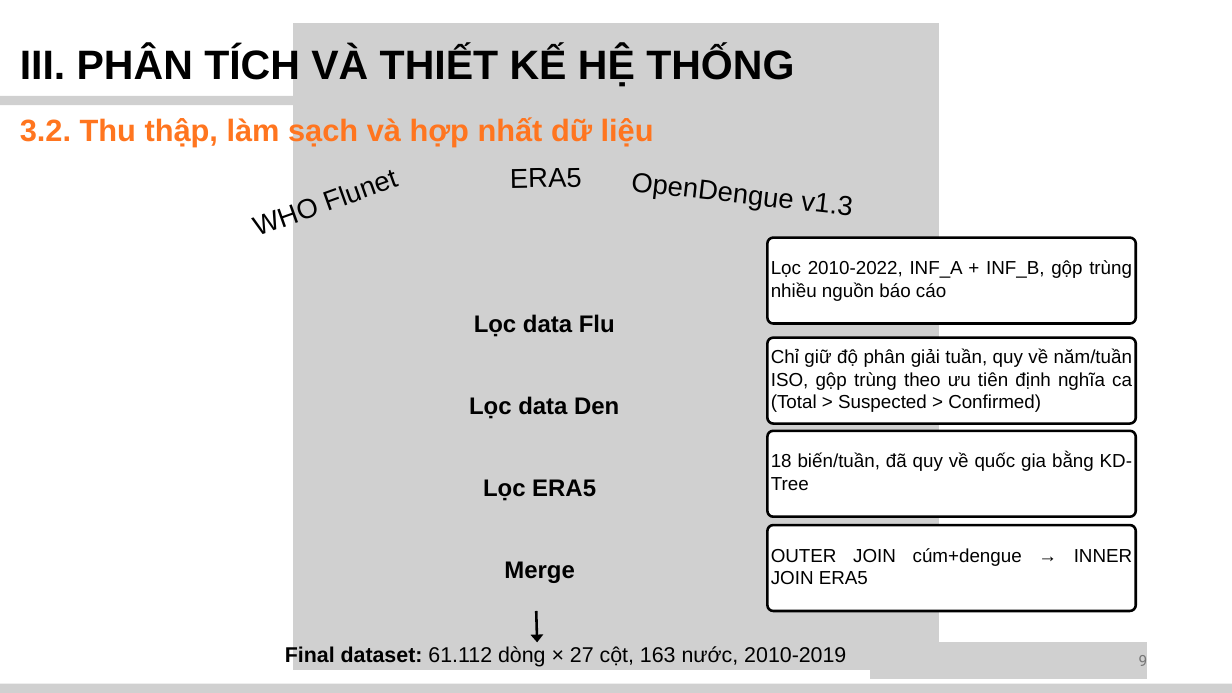
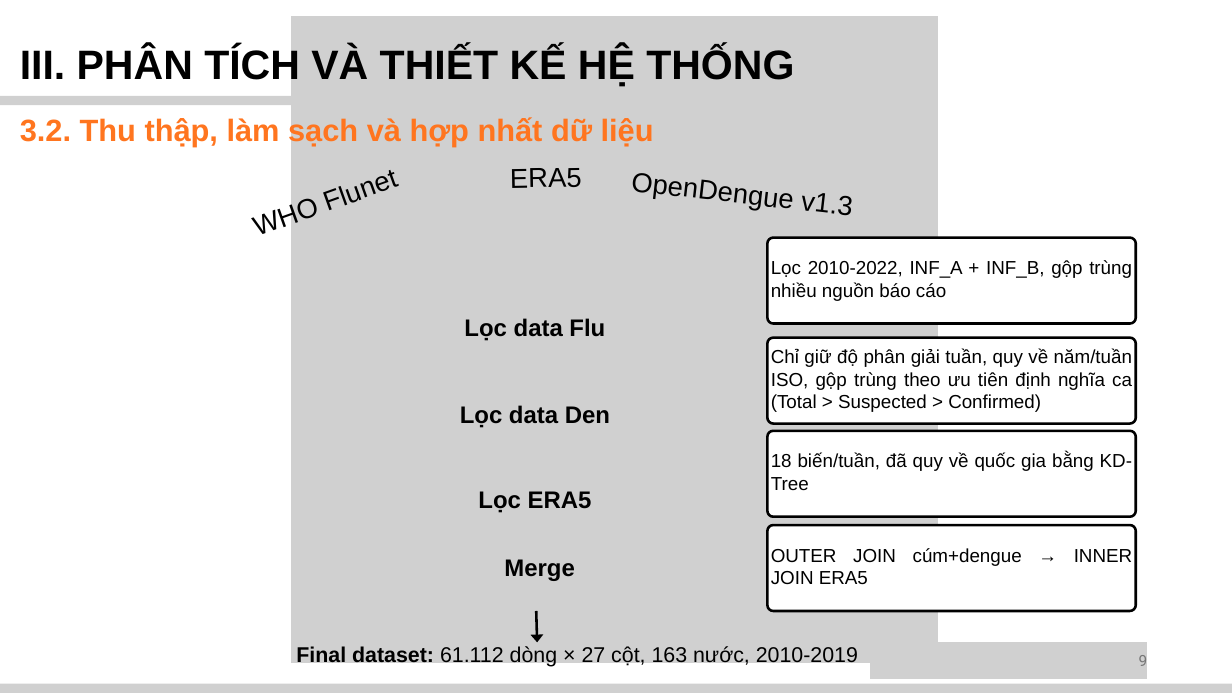
Before and after one commit to huuluan186/KLTN, a slide deck: slide 10 of docs/110122016_PhamHuuLuan_TN_Slide.pptx. Drawn at 1232x693 pixels with LibreOffice and Linux fonts; fonts in the diff are those of the drawing; grey boxes stand for pictures. Boxes give left, top, right and bottom in pixels: in the first picture for what was removed or moved away, otherwise in the second. Text is boxed around its words. In the diff, an @@ line names an element or a change of style, - is before the commit and + after.

```diff
--- a/docs/110122016_PhamHuuLuan_TN_Slide.pptx
+++ b/docs/110122016_PhamHuuLuan_TN_Slide.pptx
@@ picture: place and size @@
-picture at (293, 23, 939, 670)
+picture at (291, 16, 938, 663)
@@ text "Lọc data Flu": place and size @@
-text "Lọc data Flu" at (474, 314, 615, 337)
+text "Lọc data Flu" at (464, 318, 605, 341)
@@ text "Lọc data Den": place and size @@
-text "Lọc data Den" at (469, 396, 619, 419)
+text "Lọc data Den" at (460, 405, 610, 428)
@@ text "Lọc ERA5": place and size @@
-text "Lọc ERA5" at (483, 479, 596, 501)
+text "Lọc ERA5" at (478, 491, 592, 513)
@@ text "Final dataset: 61.112 dòng × ...": place and size @@
-text "Final dataset: 61.112 dòng × ..." at (285, 645, 846, 667)
+text "Final dataset: 61.112 dòng × ..." at (296, 646, 858, 667)
```
Also in this commit, not shown: 25 other slides changed, 2 slides added.
